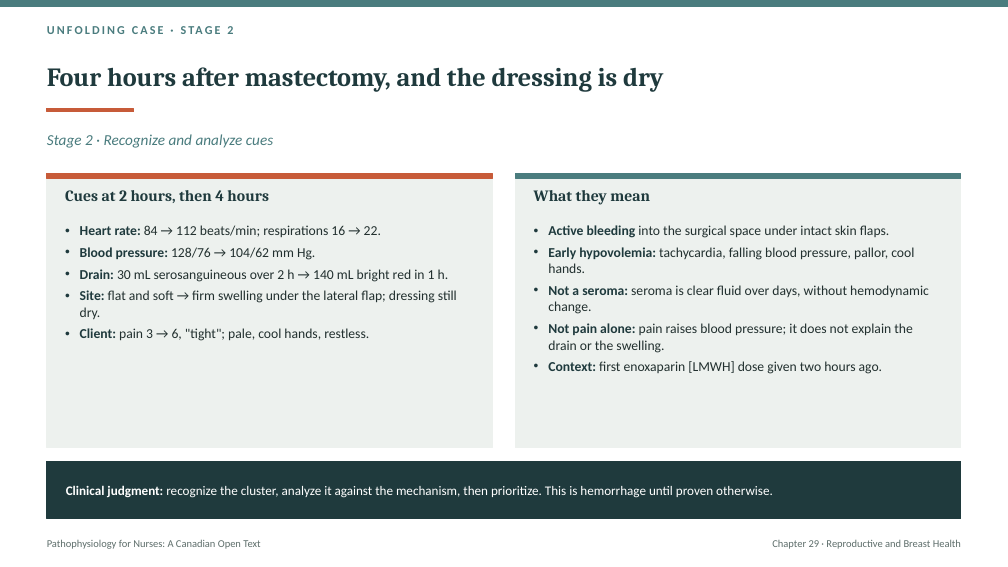
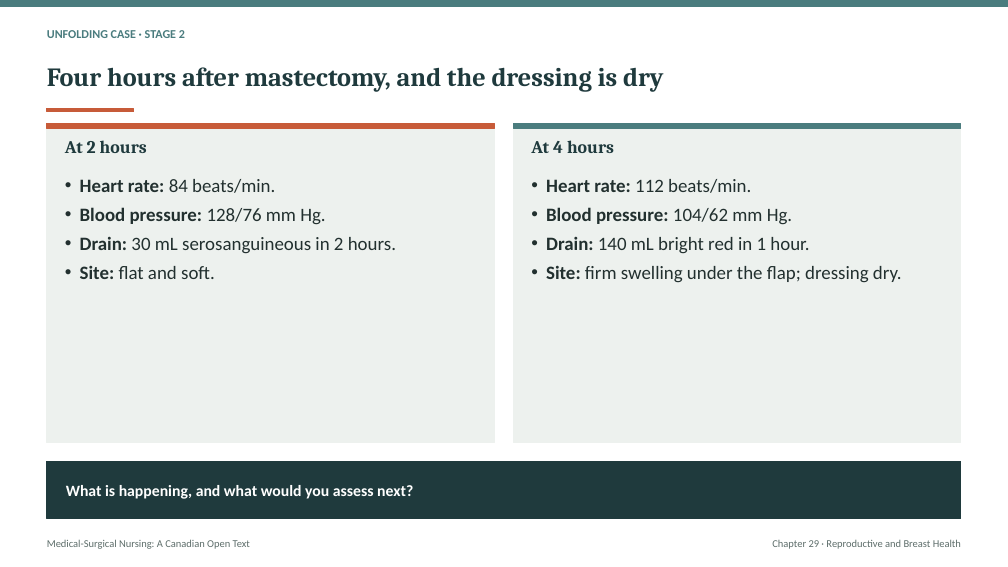
Before and after one commit to andrewleenl/opensourcenursing, a slide deck: slide 25 of Ch29_Reproductive_and_Breast_Health_in_Adult_Care_Lecture_Presentation.pptx (slide 26 before the commit). Drawn at 1008x567 pixels with LibreOffice and Linux fonts; fonts in the diff are those of the drawing. Boxes give left, top, right and bottom in pixels: in the first picture for what was removed or moved away, otherwise in the second. Text is boxed around its words. In the diff, an @@ line names an element or a change of style, - is before the commit and + after.

```diff
--- a/Ch29_Reproductive_and_Breast_Health_in_Adult_Care_Lecture_Presentation.pptx
+++ b/Ch29_Reproductive_and_Breast_Health_in_Adult_Care_Lecture_Presentation.pptx
@@ text "UNFOLDING CASE · STAGE 2" at (47,30,185,38): letter spacing 2 to 0 pt; vertical alignment top to middle @@
@@ rectangle: place and size @@
-rectangle at (47,174,492,448)
+rectangle at (47,124,495,442)
@@ rectangle: place and size @@
-rectangle at (47,174,492,178)
+rectangle at (47,124,495,129)
@@ text removed at (47,134,273,148) @@
-Stage 2 · Recognize and analyze cues
@@ text at (65,140,147,153): text changed; size 15 to 17 pt @@
-Cues at 2 hours, then 4 hours
+At 2 hours
@@ rectangle: place and size @@
-rectangle at (516,174,961,448)
+rectangle at (513,124,961,442)
@@ rectangle: place and size @@
-rectangle at (516,174,961,178)
+rectangle at (513,124,961,129)
@@ text added at (531,140,614,153), 17 pt, text #1F3A3D, bold @@
+At 4 hours
@@ text at (80,179,396,279): text changed; size 13 to 18 pt @@
-• Heart rate: 84 → 112 beats/min; respirations 16 → 22.
-• Blood pressure: 128/76 → 104/62 mm Hg.
-• Drain: 30 mL serosanguineous over 2 h → 140 mL bright red in 1 h.
-• Site: flat and soft → firm swelling under the lateral flap; dressing still dry.
-• Client: pain 3 → 6, "tight"; pale, cool hands, restless.
+• Heart rate: 84 beats/min.
+• Blood pressure: 128/76 mm Hg.
+• Drain: 30 mL serosanguineous in 2 hours.
+• Site: flat and soft.
@@ text added at (546,179,902,282), 18 pt, text #22302F @@
+• Heart rate: 112 beats/min.
+• Blood pressure: 104/62 mm Hg.
+• Drain: 140 mL bright red in 1 hour.
+• Site: firm swelling under the flap; dressing dry.
@@ text removed at (534,190,650,205) @@
-What they mean
@@ text removed at (548,225,929,374) @@
-• Active bleeding into the surgical space under intact skin flaps.
-• Early hypovolemia: tachycardia, falling blood pressure, pallor, cool hands.
-• Not a seroma: seroma is clear fluid over days, without hemodynamic change.
-• Not pain alone: pain raises blood pressure; it does not explain the drain or the swelling.
-• Context: first enoxaparin [LMWH] dose given two hours ago.
@@ text at (66,485,413,499): text changed; size 12.5 to 15 pt; bold on @@
-Clinical judgment: recognize the cluster, analyze it against the mechanism, then prioritize. This is hemorrhage until proven otherwise.
+What is happening, and what would you assess next?
@@ text at (47,539,250,549): text changed @@
-Pathophysiology for Nurses: A Canadian Open Text
+Medical-Surgical Nursing: A Canadian Open Text
```
Also in this commit, not shown: 9 other slides changed, 40 slides added, 40 slides removed, 14 other files.
